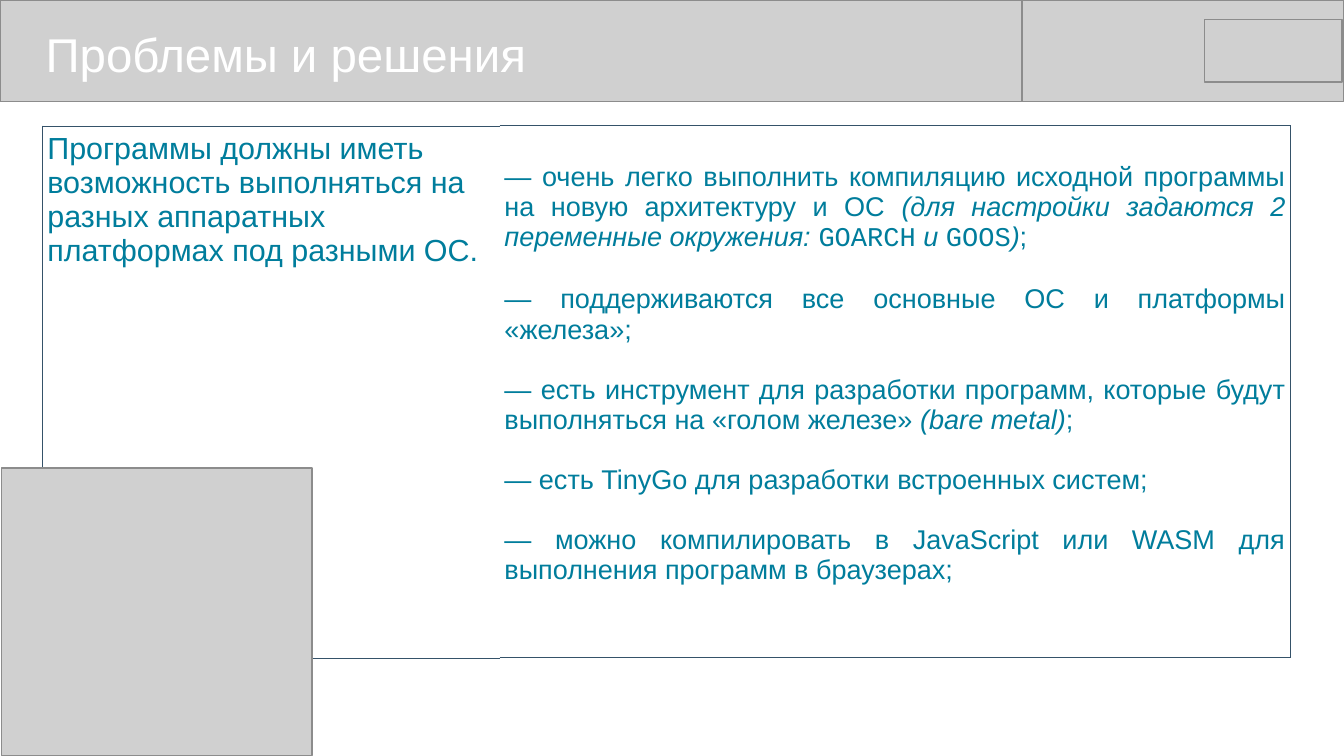
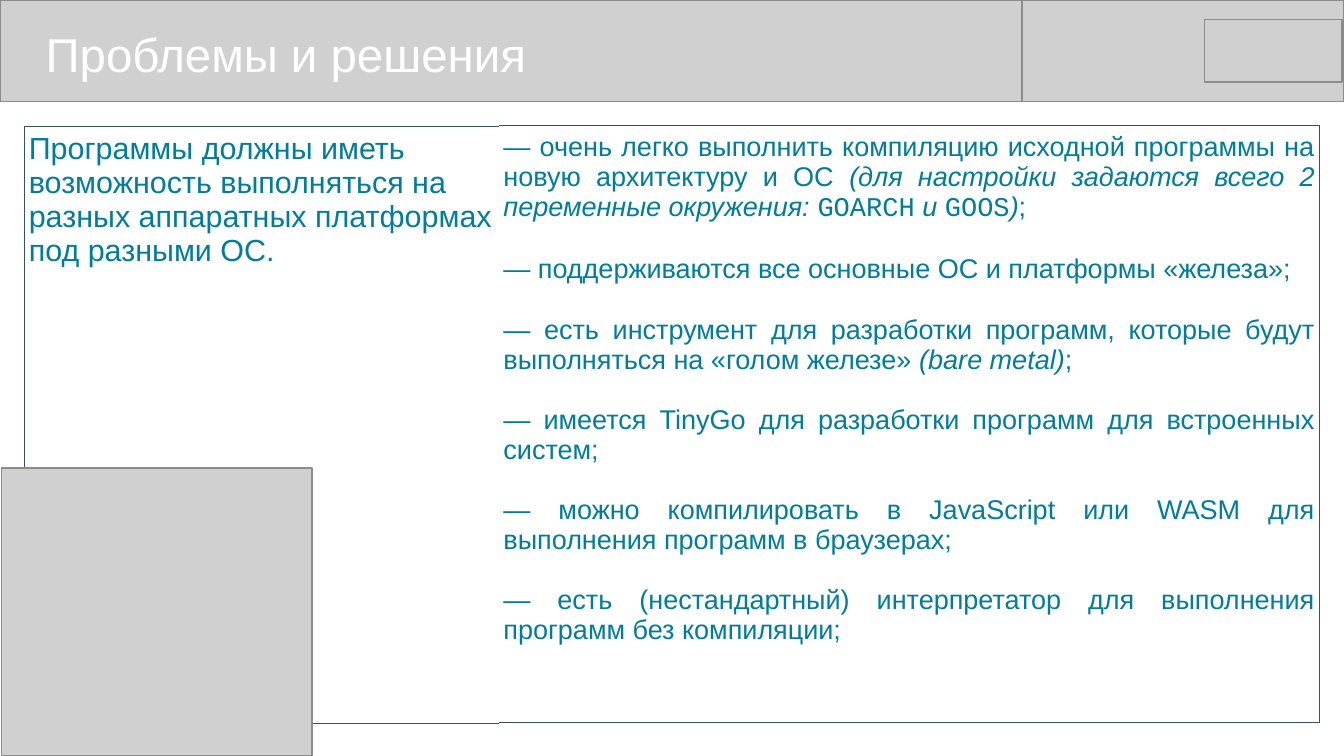
Before and after one commit to mike-shock/Go_language, a slide deck: slide 14 of view/Go_View.odp. Drawn at 1344x756 pixels with LibreOffice and Linux fonts; fonts in the diff are those of the drawing; grey boxes stand for pictures. Boxes give left, top, right and bottom in pixels: in the first picture for what was removed or moved away, otherwise in the second. Text is boxed around its words. In the diff, an @@ line names an element or a change of style, - is before the commit and + after.

```diff
--- a/view/Go_View.odp
+++ b/view/Go_View.odp
@@ table at <box>24,126,1321,679</box> @@
-row 1, column 2: — очень легко выполнить компиляцию исходной программы на новую архитектуру и ОС (для настройки задаются 2 переменные окружения: GOARCH и GOOS); / — поддерживаются все основные ОС и платформы «железа»; / — есть инструмент для разработки программ, которые будут выполняться на «голом железе» (bare metal); / — есть TinyGo для разработки встроенных систем; / — можно компилировать в JavaScript или WASM для выполнения программ в браузерах;
+row 1, column 2: — очень легко выполнить компиляцию исходной программы на новую архитектуру и ОС (для настройки задаются всего 2 переменные окружения: GOARCH и GOOS); / — поддерживаются все основные ОС и платформы «железа»; / — есть инструмент для разработки программ, которые будут выполняться на «голом железе» (bare metal); / — имеется TinyGo для разработки программ для встроенных систем; / — можно компилировать в JavaScript или WASM для выполнения программ в браузерах; / — есть (нестандартный) интерпретатор для выполнения программ без компиляции;
@@ table: place and size @@
-table at <box>43,126,1292,620</box>
+table at <box>24,126,1321,679</box>
```
Also in this commit, not shown: 11 other slides changed, 3 other files.
